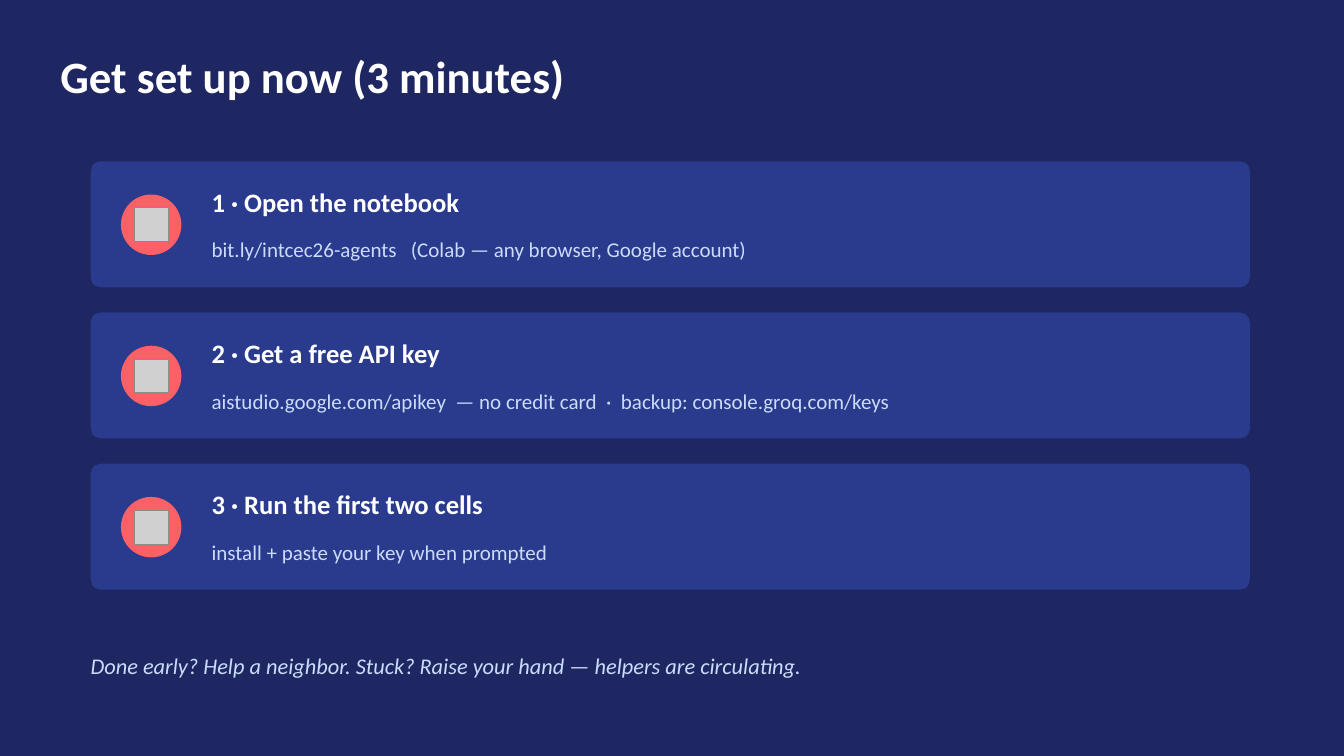
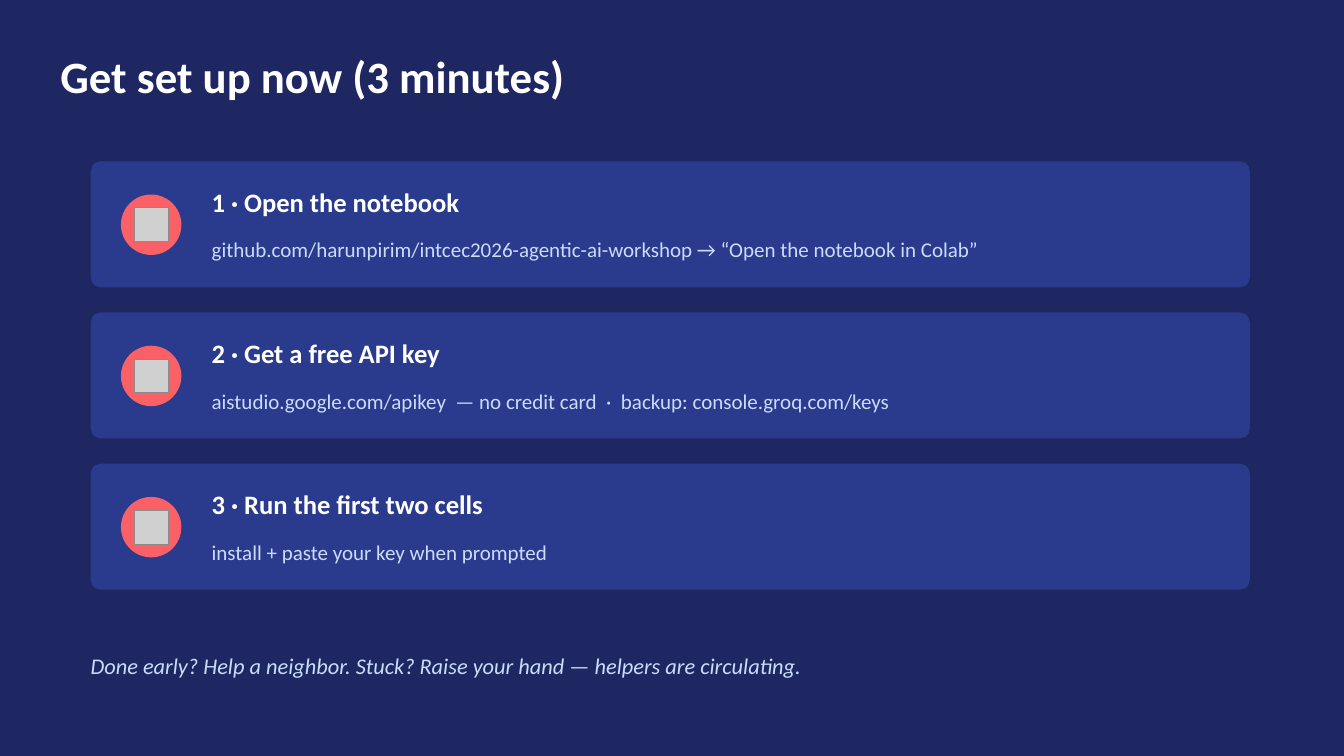
Before and after one commit to harunpirim/intcec2026-agentic-ai-workshop, a slide deck: slide 11 of open-source-version/INTCEC2026_workshop_slides.pptx. Drawn at 1344x756 pixels with LibreOffice and Linux fonts; fonts in the diff are those of the drawing; grey boxes stand for pictures. Boxes give left, top, right and bottom in pixels: in the first picture for what was removed or moved away, otherwise in the second. Text is boxed around its words. In the diff, an @@ line names an element or a change of style, - is before the commit and + after.

Commit message:
Bake live Colab link into slides, handout, email, run sheet, README

```diff
--- a/open-source-version/INTCEC2026_workshop_slides.pptx
+++ b/open-source-version/INTCEC2026_workshop_slides.pptx
@@ text at [212,242,978,261]: text changed @@
-bit.ly/intcec26-agents (Colab — any browser, Google account)
+github.com/harunpirim/intcec2026-agentic-ai-workshop → “Open the notebook in Colab”
```
Also in this commit, not shown: 4 other files.
